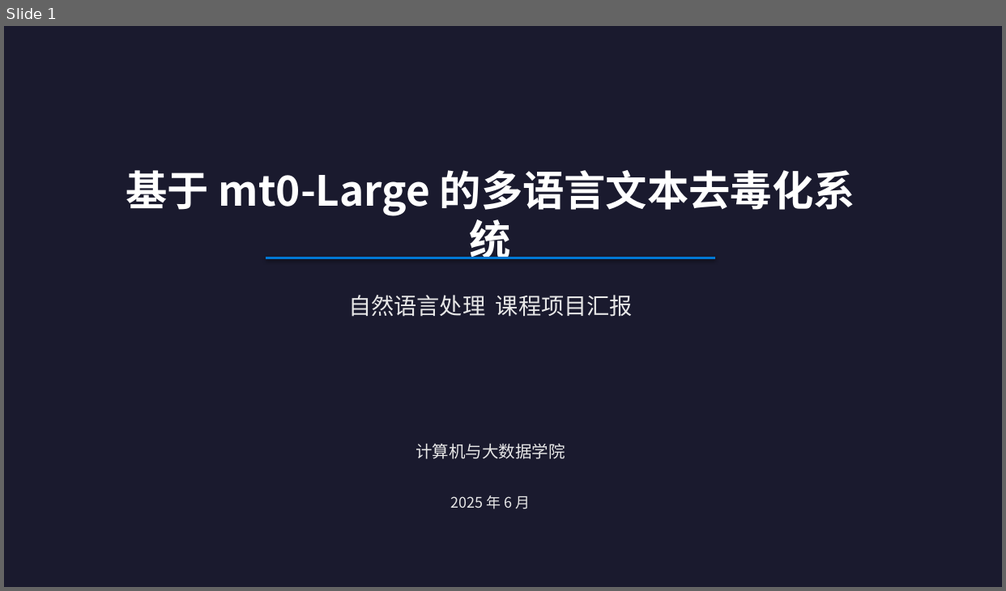
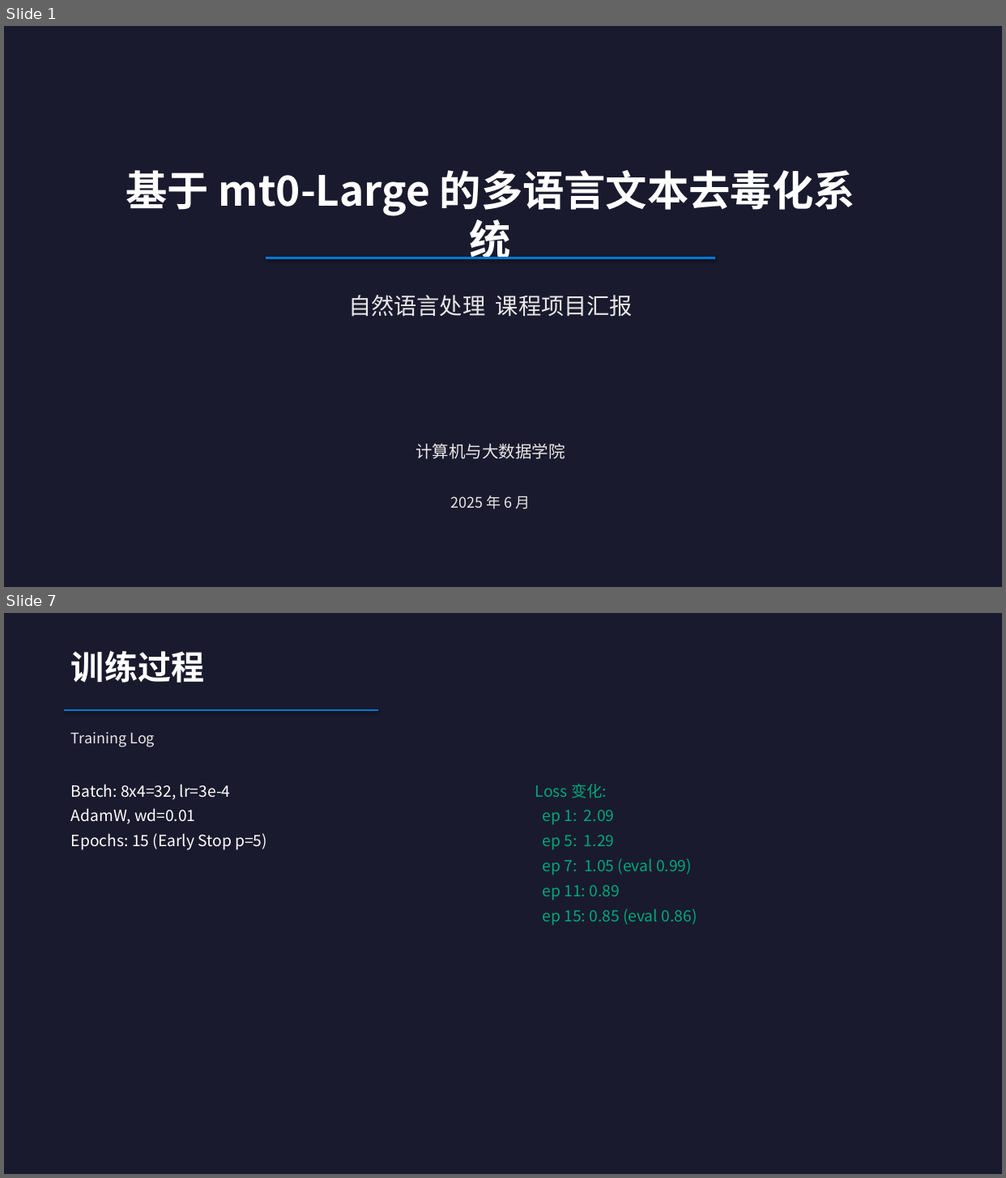
Before and after one commit to TextDetoxification/work, a slide deck: 课程项目汇报_多语言文本去毒化.pptx. Shown one above the other, each under a label of ours: slide 1 before the commit, slides 1 and 7 after it; the slides between them are not shown. The pictures are 1006x591 and 1006x1178 pixels, drawn with LibreOffice and Linux fonts; fonts in the diff are those of the drawing. Boxes give left, top, right and bottom in pixels: in the first picture for what was removed or moved away, otherwise in the second. Text is boxed around its words. In the diff, an @@ line names an element or a change of style, - is before the commit and + after.

```diff
--- a/课程项目汇报_多语言文本去毒化.pptx
+++ b/课程项目汇报_多语言文本去毒化.pptx
@@ slide 7 added at (4,613,1002,1174), background #1A1A2E @@
@@ text added at (71,651,204,683), 32 pt, text #FFFFFF, bold @@
+训练过程
@@ line added from (64, 710) to (378, 710), #0078D4 2 pt @@
@@ text added at (71,732,155,747), 14 pt, text #E8E8E8 @@
+Training Log
@@ text added at (71,784,267,850), 15 pt, text #FFFFFF @@
+Batch: 8x4=32, lr=3e-4
+AdamW, wd=0.01
+Epochs: 15 (Early Stop p=5)
@@ text added at (535,784,697,926), 15 pt, text #00A878 @@
+Loss 变化:
+ep 1: 2.09
+ep 5: 1.29
+ep 7: 1.05 (eval 0.99)
+ep 11: 0.89
+ep 15: 0.85 (eval 0.86)
```
Also in this commit, not shown: 8 slides changed, 1 other slide added, 3 slides removed, 2 other files.
